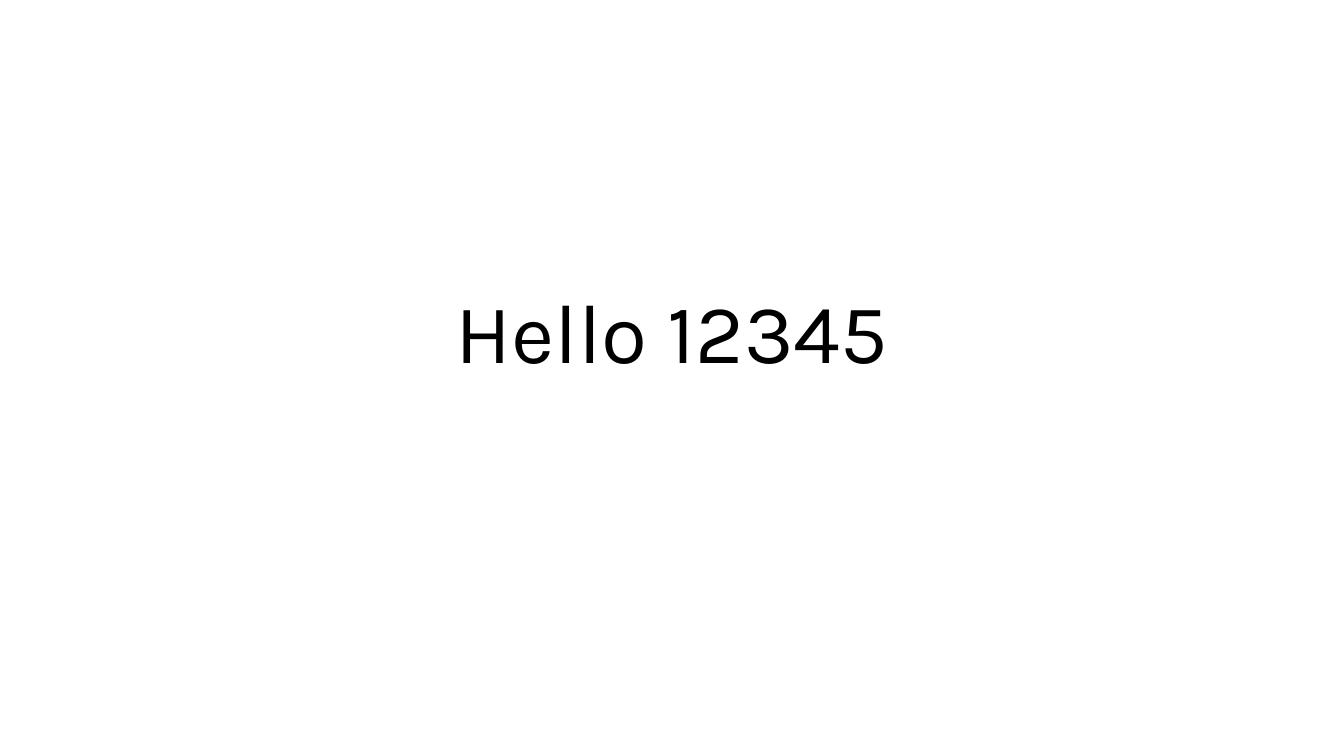
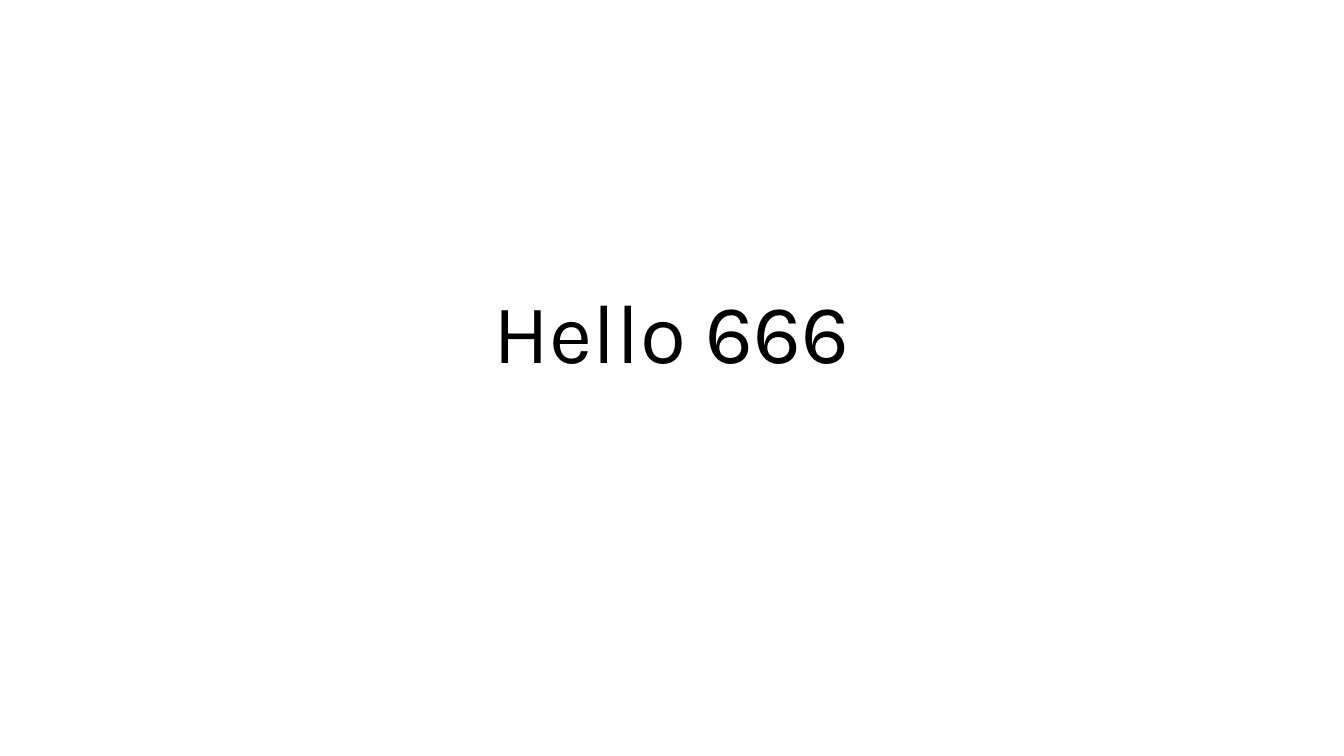
Before and after one commit to jimmy556807-droid/test, a slide deck: slide 1 of test1.pptx. Drawn at 1344x756 pixels with LibreOffice and Linux fonts; fonts in the diff are those of the drawing. Boxes give left, top, right and bottom in pixels: in the first picture for what was removed or moved away, otherwise in the second. Text is boxed around its words. In the diff, an @@ line names an element or a change of style, - is before the commit and + after.

Commit message:
Revert "Revert "upload 666""

```diff
--- a/test1.pptx
+++ b/test1.pptx
@@ title at <box>494,305,850,364</box>: text changed @@
-Hello 12345
+Hello 666
```
